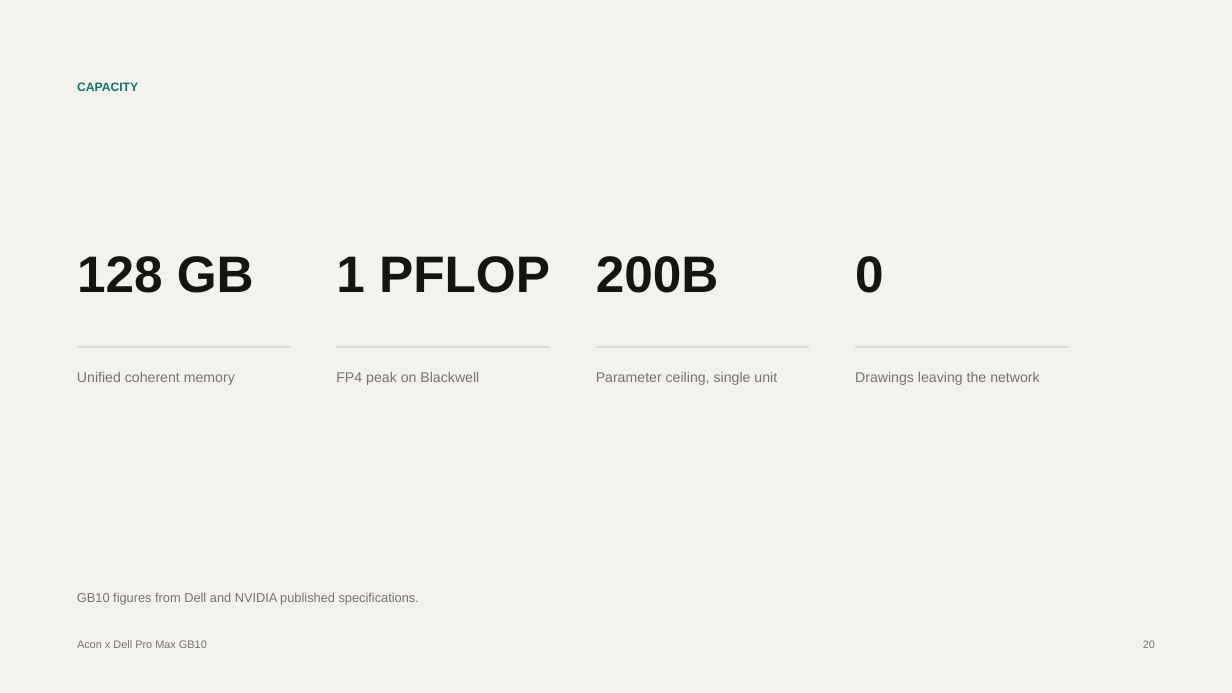
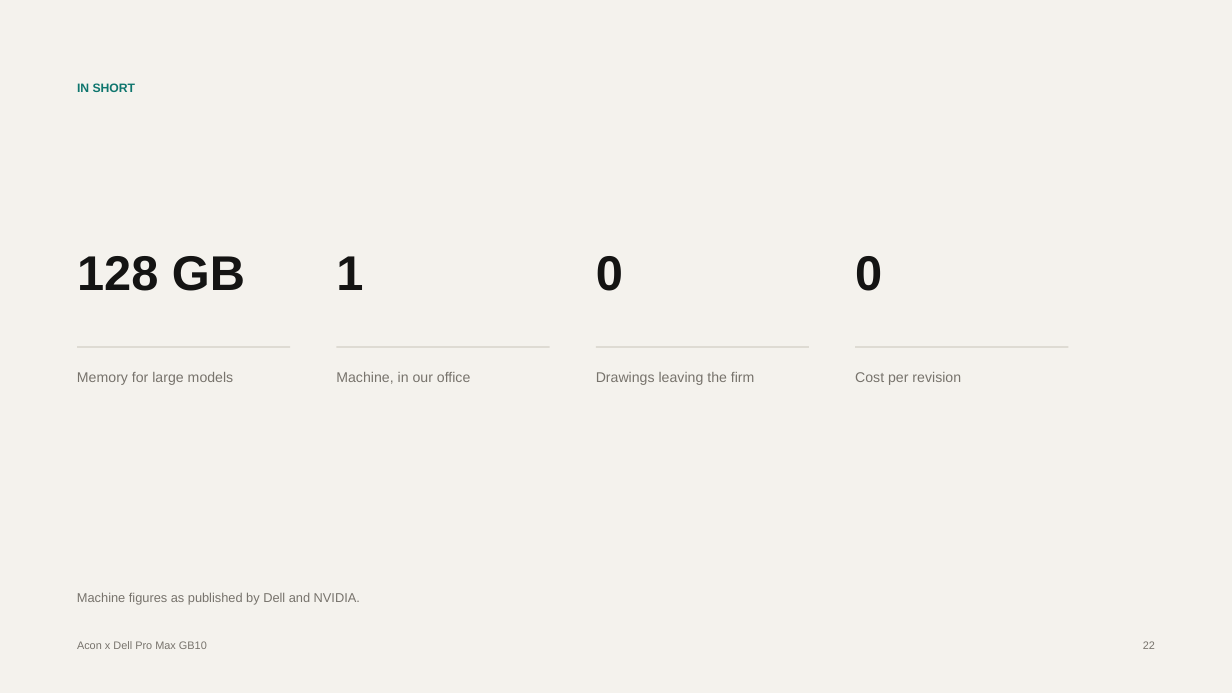
Before and after one commit to anishganapathi/A-con, a slide deck: slide 22 of docs/deck/acon-gb10-local-qwen-vl.pptx (slide 20 before the commit). Drawn at 1232x693 pixels with LibreOffice and Linux fonts; fonts in the diff are those of the drawing. Boxes give left, top, right and bottom in pixels: in the first picture for what was removed or moved away, otherwise in the second. Text is boxed around its words. In the diff, an @@ line names an element or a change of style, - is before the commit and + after.

```diff
--- a/docs/deck/acon-gb10-local-qwen-vl.pptx
+++ b/docs/deck/acon-gb10-local-qwen-vl.pptx
@@ text at [77, 82, 136, 95]: text changed @@
-CAPACITY
+IN SHORT
@@ text "128 GB" at [77, 256, 245, 291]: size 40 to 38 pt @@
@@ text at [336, 256, 363, 290]: text changed; size 40 to 38 pt @@
-1 PFLOP
+1
@@ text at [596, 256, 623, 291]: text changed; size 40 to 38 pt @@
-200B
+0
@@ text "0" at [855, 256, 882, 291]: size 40 to 38 pt @@
@@ text at [77, 372, 234, 385]: text changed @@
-Unified coherent memory
+Memory for large models
@@ text at [336, 372, 471, 384]: text changed @@
-FP4 peak on Blackwell
+Machine, in our office
@@ text at [596, 372, 754, 385]: text changed @@
-Parameter ceiling, single unit
+Drawings leaving the firm
@@ text at [855, 372, 961, 385]: text changed @@
-Drawings leaving the network
+Cost per revision
@@ text at [77, 592, 360, 605]: text changed @@
-GB10 figures from Dell and NVIDIA published specifications.
+Machine figures as published by Dell and NVIDIA.
```
Also in this commit, not shown: 16 other slides changed, 10 slides added, 8 slides removed, 20 other files.
